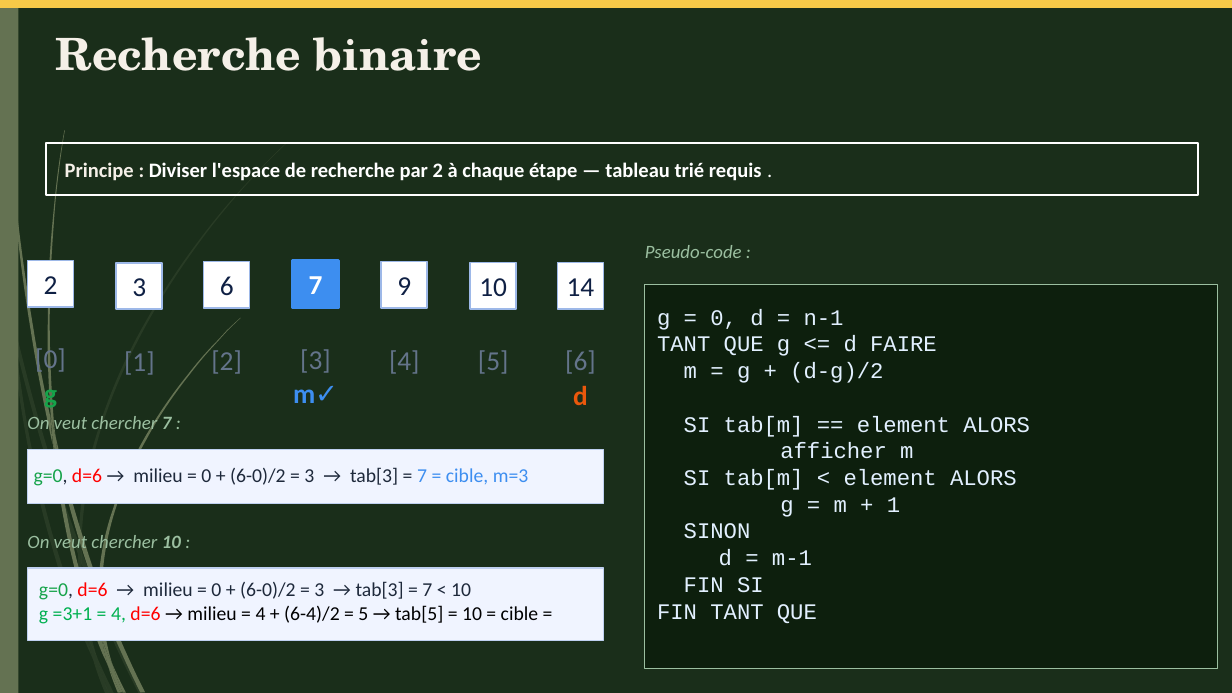
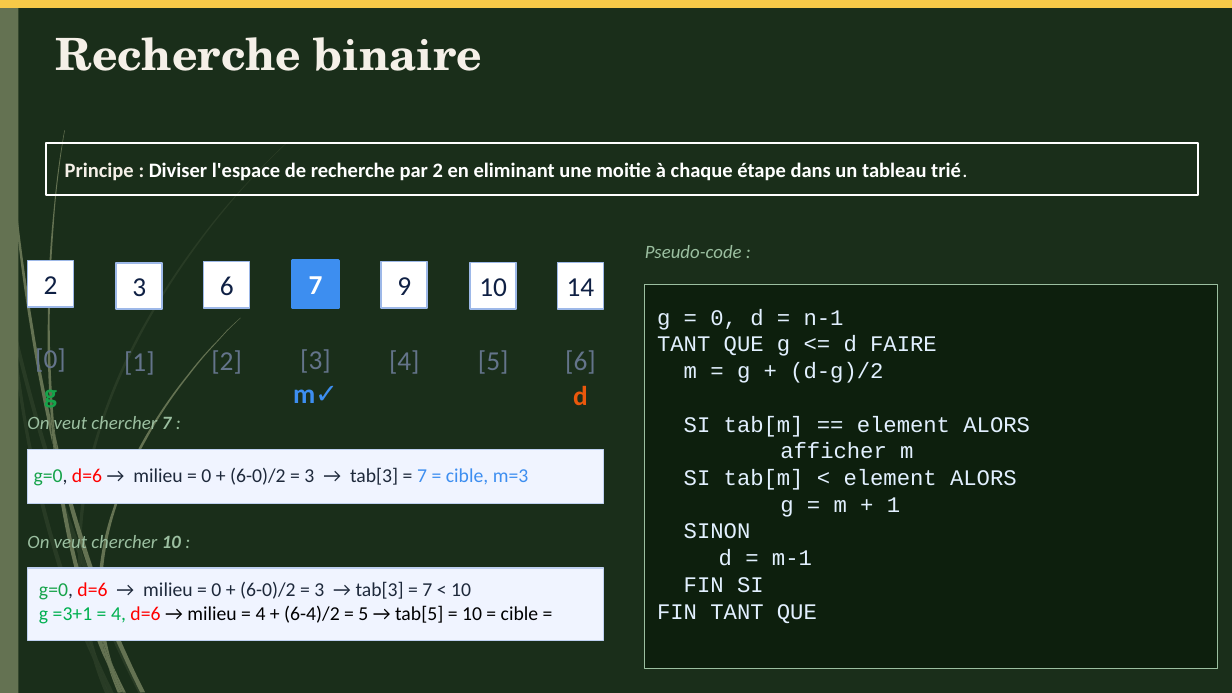
Before and after one commit to Karenkorra/Test_Java_Group6, a slide deck: slide 12 of Java_Groupe6.pptx. Drawn at 1232x693 pixels with LibreOffice and Linux fonts; fonts in the diff are those of the drawing. Boxes give left, top, right and bottom in pixels: in the first picture for what was removed or moved away, otherwise in the second. Text is boxed around its words. In the diff, an @@ line names an element or a change of style, - is before the commit and + after.

```diff
--- a/Java_Groupe6.pptx
+++ b/Java_Groupe6.pptx
@@ text in rectangle at <box>65,162,967,181</box>: text changed @@
-Principe : Diviser l'espace de recherche par 2 à chaque étape — tableau trié requis .
+Principe : Diviser l'espace de recherche par 2 en eliminant une moitie à chaque étape dans un tableau trié.
```
Also in this commit, not shown: 1 other slide changed.
